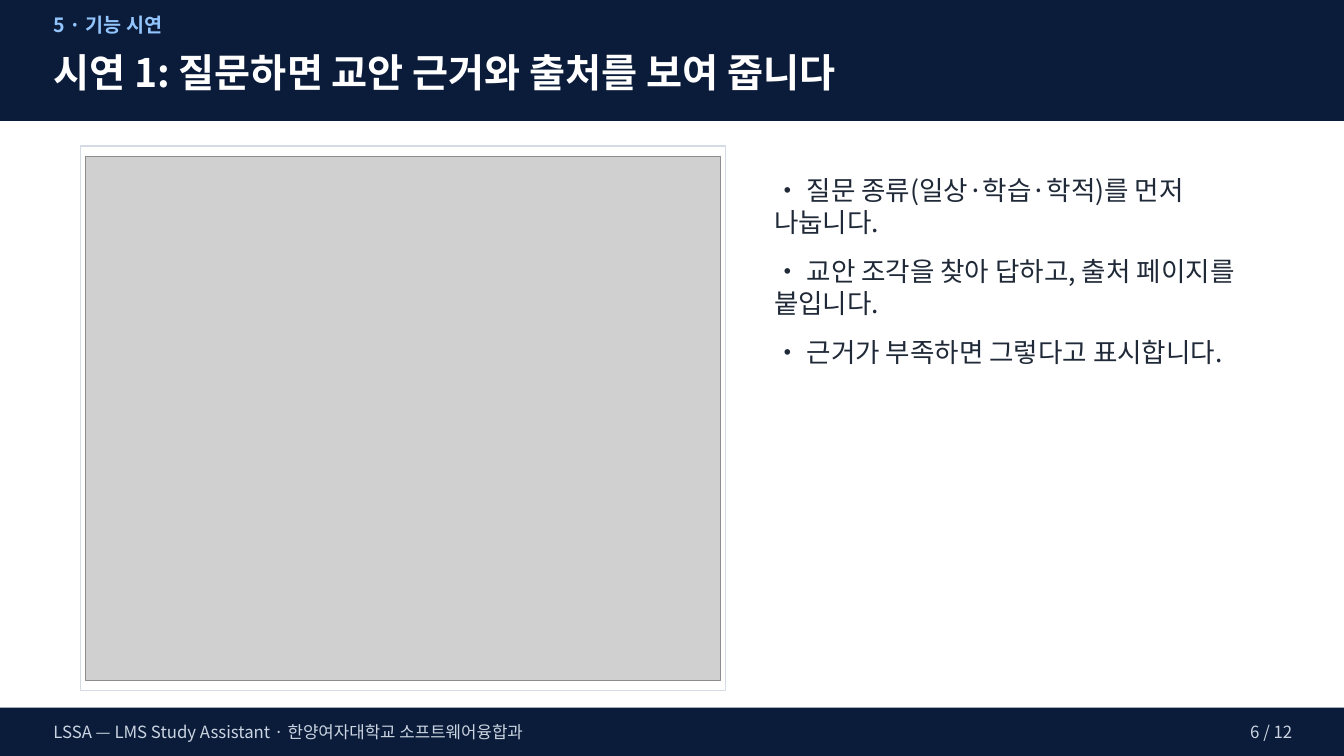
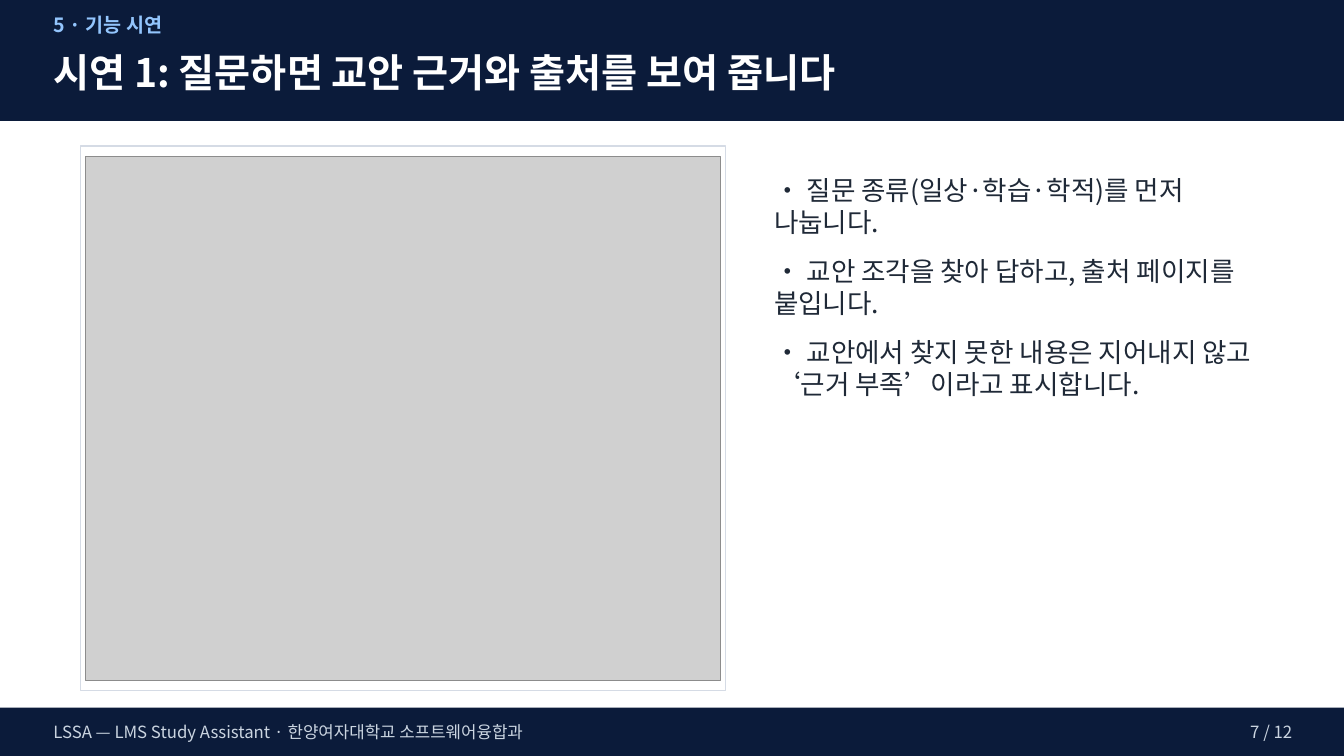
Before and after one commit to arlen-up/Study_assistance, a slide deck: slide 7 of docs/발표자료/최종/LSSA_심사_최종.pptx (slide 6 before the commit). Drawn at 1344x756 pixels with LibreOffice and Linux fonts; fonts in the diff are those of the drawing; grey boxes stand for pictures. Boxes give left, top, right and bottom in pixels: in the first picture for what was removed or moved away, otherwise in the second. Text is boxed around its words. In the diff, an @@ line names an element or a change of style, - is before the commit and + after.

```diff
--- a/docs/발표자료/최종/LSSA_심사_최종.pptx
+++ b/docs/발표자료/최종/LSSA_심사_최종.pptx
@@ text at [774,340,1252,396]: text changed @@
-• 근거가 부족하면 그렇다고 표시합니다.
+• 교안에서 찾지 못한 내용은 지어내지 않고 ‘근거 부족’이라고 표시합니다.
@@ text at [1250,725,1293,738]: text changed @@
-6 / 12
+7 / 12
```
Also in this commit, not shown: 9 other slides changed, 2 other files.
